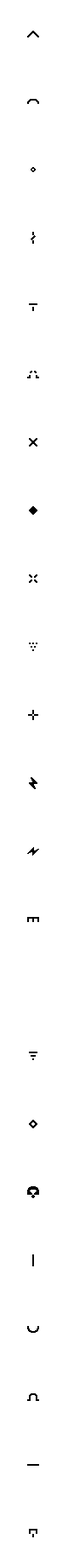
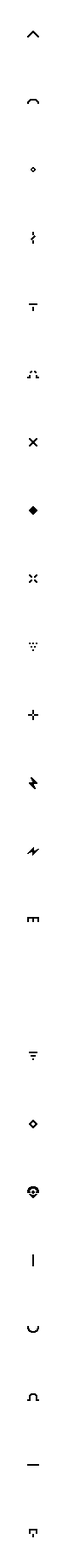
Before/after of a 68 × 1568 layered artwork. What changed in the layer stack:
painted on "symbols" over [27, 1188, 40, 1197]
